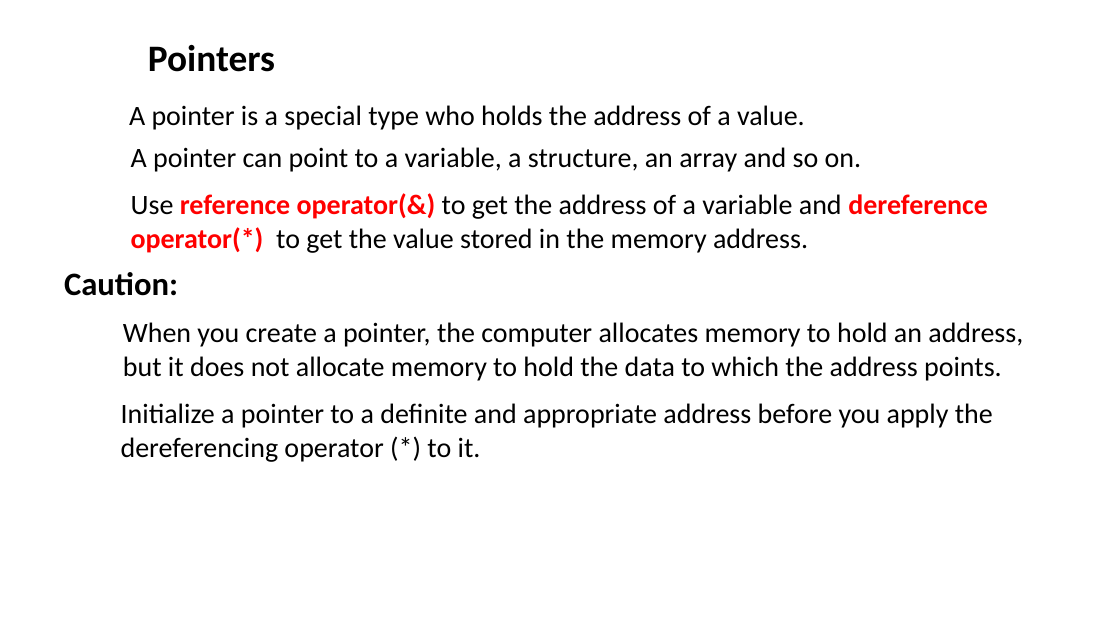
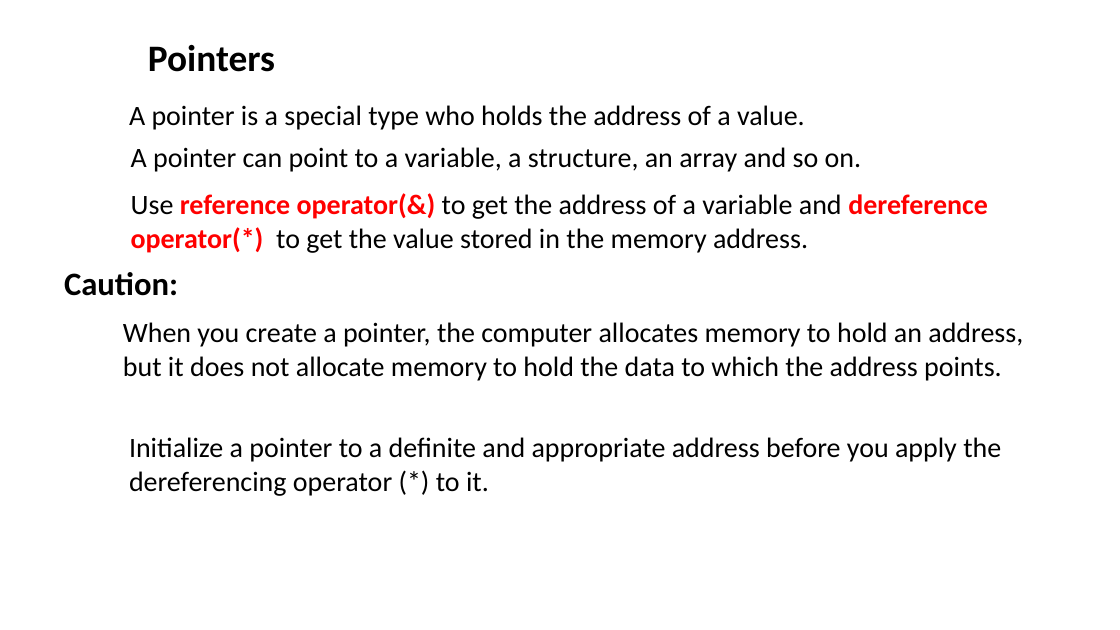
Before and after one commit to dayekuaipao/CPPLearning, a slide deck: slide 3 of week05/Lab05.pptx. Drawn at 1120x630 pixels with LibreOffice and Linux fonts; fonts in the diff are those of the drawing; background and template pictures are left out. Boxes give left, top, right and bottom in pixels: in the first picture for what was removed or moved away, otherwise in the second. Text is boxed around its words. In the diff, an @@ line names an element or a change of style, - is before the commit and + after.

```diff
--- a/week05/Lab05.pptx
+++ b/week05/Lab05.pptx
@@ text "Initialize a pointer to a ...": place and size @@
-text "Initialize a pointer to a ..." at [121,403,993,462]
+text "Initialize a pointer to a ..." at [129,437,1001,496]
```
Also in this commit, not shown: 19 other files.
